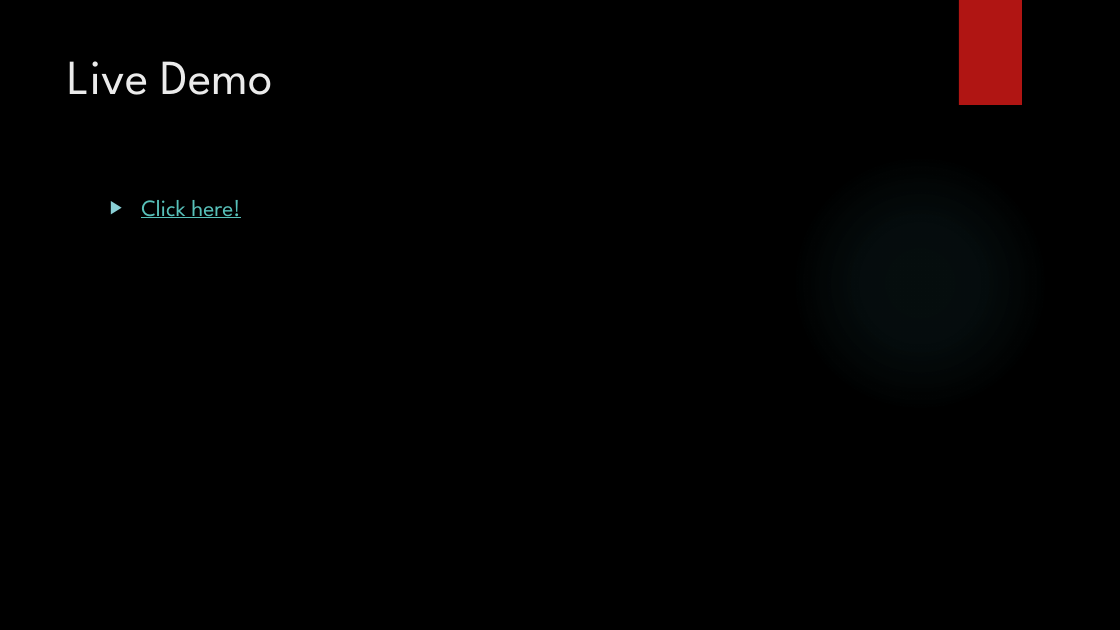
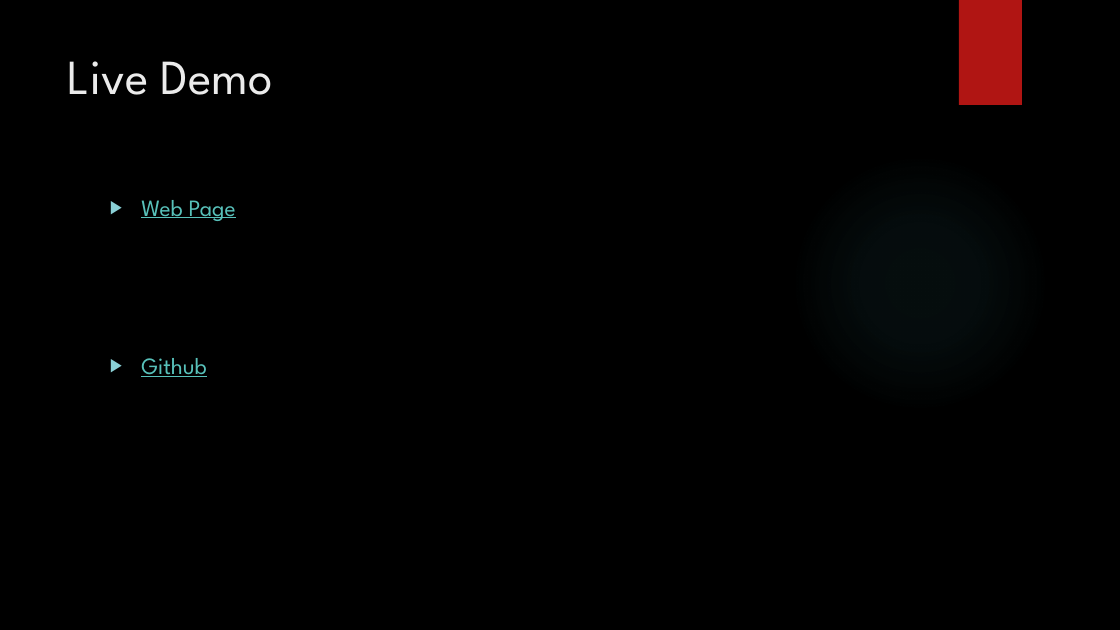
Before and after one commit to Visteus/Shopping-Manager, a slide deck: slide 16 of BudgetBuddy(final).pptx. Drawn at 1120x630 pixels with LibreOffice and Linux fonts; fonts in the diff are those of the drawing; background and template pictures are left out. Boxes give left, top, right and bottom in pixels: in the first picture for what was removed or moved away, otherwise in the second. Text is boxed around its words. In the diff, an @@ line names an element or a change of style, - is before the commit and + after.

Commit message:
Added GitHub link

```diff
--- a/BudgetBuddy(final).pptx
+++ b/BudgetBuddy(final).pptx
@@ text at [141, 200, 236, 377]: text changed @@
-▶ Click here!
+▶ Web Page
+▶ Github
```
